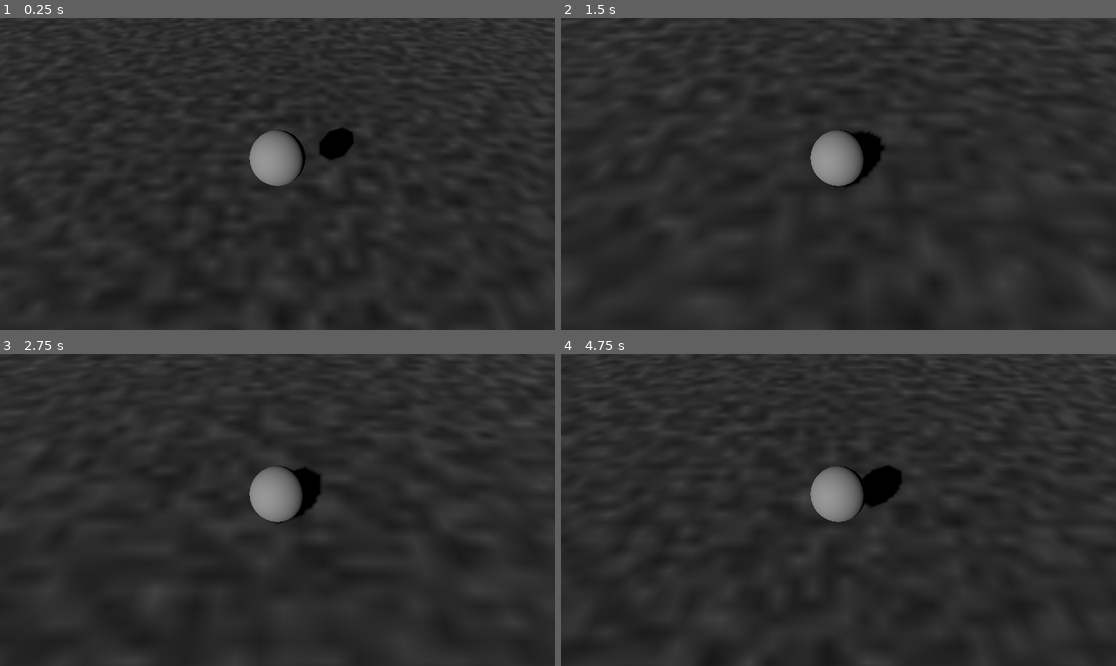
Above: before the commit, frames 1-4 (two rows, left to right).
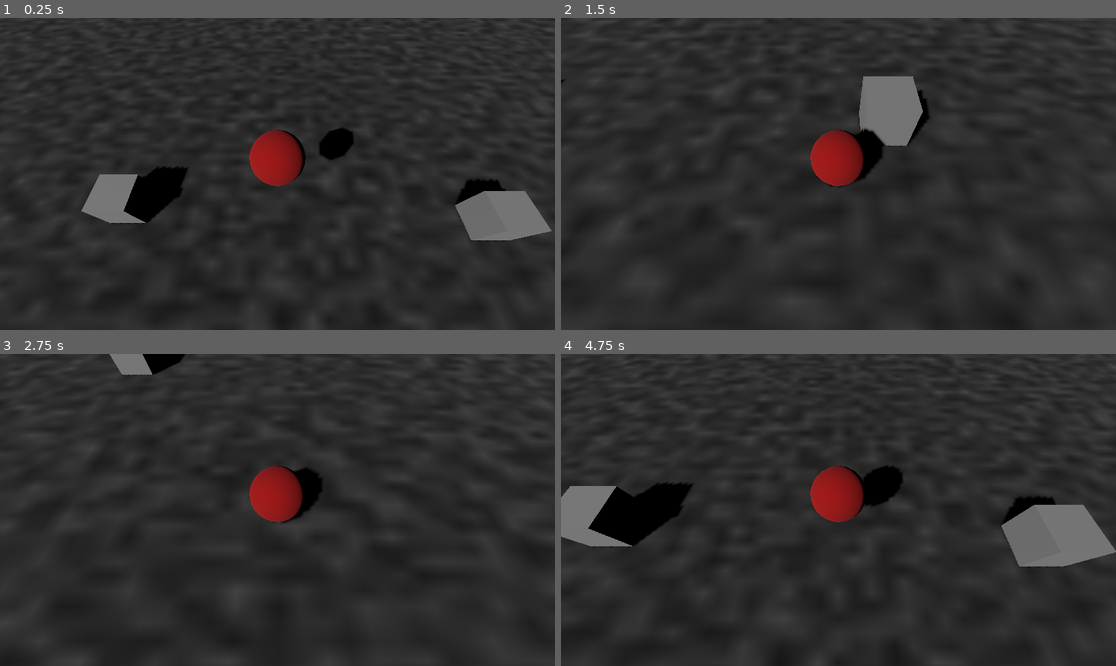
Above: after the commit, the same moments.

Repository: psmclancy/GodotSharingTest
Game: Godot game, scene res://Source/main.tscn
The game is run twice, just before and just after one commit, with the same random seed, the same clock (stepped at 60 frames per second) and the same inputs.
Inputs:
- Up to frame 1 (0.25 s): no input
- Up to frame 2 (1.5 s): tap Enter (ui_accept) at 0.5, 0.77 s; hold Right (ui_right) 0.53-1.28 s; hold Down (ui_down) from 1.28 s (still down)
- Up to frame 3 (2.75 s): tap Enter (ui_accept) at 1.52 s; release Down (ui_down) at 2.03 s; hold Right (ui_right) from 2.03 s (still down)
- Up to frame 4 (4.75 s): release Right (ui_right) at 2.78 s; hold Up (ui_up) 2.78-3.53 s; tap Enter (ui_accept) at 3.02, 3.77, 4.52 s; hold Left (ui_left) from 3.53 s (still down)

The runs differ from the first frame. In frame 1, 6.1% of the frame differs, in the area x 14-100%, y 35-72%; in frame 2, 3.9%; in frame 3, 2.3%; in frame 4, 8.5%, in the area x 0-100%, y 0-100%.

Commit message:
Adding mob etc

Diff:
--- a/Source/main.tscn
+++ b/Source/main.tscn
@@ -1,7 +1,7 @@
 [gd_scene load_steps=8 format=3 uid="uid://b7xr2u1g47hk2"]
 
 [ext_resource type="PackedScene" uid="uid://cm2wah77sxu3l" path="res://Source/player.tscn" id="1_aa4nc"]
-[ext_resource type="PackedScene" uid="uid://igt0mxunlgy5" path="res://obstacle.tscn" id="2_uv0kw"]
+[ext_resource type="PackedScene" uid="uid://igt0mxunlgy5" path="res://Source/obstacle.tscn" id="2_uv0kw"]
 
 [sub_resource type="BoxShape3D" id="BoxShape3D_8dohg"]
 size = Vector3(60, 2, 60)
@@ -42,7 +42,7 @@
 transform = Transform3D(0.798026, -0.307501, -0.518264, 0.596689, 0.523594, 0.608121, 0.0843621, -0.794539, 0.601325, 0, 6.0785, 0)
 shadow_enabled = true
 
-[node name="Obstacles" parent="." instance=ExtResource("2_uv0kw")]
+[node name="Obstacle" parent="." instance=ExtResource("2_uv0kw")]
 
-[node name="Obstacles2" parent="." instance=ExtResource("2_uv0kw")]
-transform = Transform3D(1, 0, 0, 0, 1, 0, 0, 0, 1, 4.00117, 0.5, 0)
+[node name="Obstacle" parent="Obstacle" instance=ExtResource("2_uv0kw")]
+transform = Transform3D(1, 0, 0, 0, 1, 0, 0, 0, 1, 9.80941, 0.499999, 0.467634)
--- /dev/null
+++ b/Source/mob.gd
@@ -0,0 +1,23 @@
+extends CharacterBody3D
+
+
+@export var min_speed = 10
+@export var max_speed = 18
+
+func _physics_process(delta):
+	move_and_slide()
+
+func initialize(start_position, player_position):
+
+	# Look at player, then add a little random rotation
+	look_at_from_position(start_position, player_position, Vector3.UP)
+	rotate_y(randf_range(-PI / 4, PI / 4))
+
+	# Calculate random speed
+	var random_speed = randi_range(min_speed,max_speed)
+	velocity = Vector3.FORWARD * random_speed
+	velocity = velocity.rotated(Vector3.UP, rotation.y)
+
+
+func _on_visible_on_screen_notifier_3d_screen_exited():
+	queue_free()
--- /dev/null
+++ b/Source/mob.tscn
@@ -0,0 +1,28 @@
+[gd_scene load_steps=4 format=3 uid="uid://b7ibfq808mfvv"]
+
+[ext_resource type="Script" path="res://Source/mob.gd" id="1_80agw"]
+
+[sub_resource type="CylinderMesh" id="CylinderMesh_jmsf3"]
+height = 1.0
+
+[sub_resource type="CylinderShape3D" id="CylinderShape3D_pvhgn"]
+height = 1.0
+
+[node name="Mob" type="CharacterBody3D"]
+script = ExtResource("1_80agw")
+
+[node name="Pivot" type="Node3D" parent="."]
+transform = Transform3D(1, 0, 0, 0, 1, 0, 0, 0, 1, 0.00360548, 0.517142, 0.000288963)
+
+[node name="Character" type="MeshInstance3D" parent="Pivot"]
+mesh = SubResource("CylinderMesh_jmsf3")
+
+[node name="CollisionShape3D" type="CollisionShape3D" parent="."]
+transform = Transform3D(1, 0, 0, 0, 1, 0, 0, 0, 1, 0.00360548, 0.517142, 0.000288963)
+shape = SubResource("CylinderShape3D_pvhgn")
+
+[node name="VisibleOnScreenNotifier3D" type="VisibleOnScreenNotifier3D" parent="."]
+transform = Transform3D(1, 0, 0, 0, 1, 0, 0, 0, 1, -0.0194216, 0.506964, 0)
+aabb = AABB(-0.520572, -0.532019, -0.527412, 1.04114, 1.06404, 1.05482)
+
+[connection signal="screen_exited" from="VisibleOnScreenNotifier3D" to="." method="_on_visible_on_screen_notifier_3d_screen_exited"]
--- /dev/null
+++ b/Source/obstacle.tscn
@@ -0,0 +1,14 @@
+[gd_scene load_steps=3 format=3 uid="uid://igt0mxunlgy5"]
+
+[sub_resource type="BoxMesh" id="BoxMesh_81dqw"]
+
+[sub_resource type="BoxShape3D" id="BoxShape3D_rioag"]
+
+[node name="Obstacle" type="RigidBody3D"]
+transform = Transform3D(1, 0, 0, 0, 1, 0, 0, 0, 1, -4.06044, 0.5, 0)
+
+[node name="MeshInstance3D" type="MeshInstance3D" parent="."]
+mesh = SubResource("BoxMesh_81dqw")
+
+[node name="CollisionShape3D" type="CollisionShape3D" parent="."]
+shape = SubResource("BoxShape3D_rioag")
--- a/Source/player.tscn
+++ b/Source/player.tscn
@@ -1,10 +1,13 @@
-[gd_scene load_steps=4 format=3 uid="uid://cm2wah77sxu3l"]
+[gd_scene load_steps=5 format=3 uid="uid://cm2wah77sxu3l"]
 
 [ext_resource type="Script" path="res://Source/player.gd" id="1_nyxql"]
 
 [sub_resource type="SphereShape3D" id="SphereShape3D_vkvpf"]
 
 [sub_resource type="SphereMesh" id="SphereMesh_18qvo"]
+
+[sub_resource type="StandardMaterial3D" id="StandardMaterial3D_g66d0"]
+albedo_color = Color(0.619608, 0, 0, 1)
 
 [node name="Player" type="CharacterBody3D"]
 script = ExtResource("1_nyxql")
@@ -16,3 +19,4 @@
 [node name="MeshInstance3D" type="MeshInstance3D" parent="."]
 transform = Transform3D(1, 0, 0, 0, 1, 0, 0, 0, 1, 0, 0.5, 0)
 mesh = SubResource("SphereMesh_18qvo")
+surface_material_override/0 = SubResource("StandardMaterial3D_g66d0")
--- a/project.godot
+++ b/project.godot
@@ -10,7 +10,7 @@
 
 [application]
 
-config/name="3DTestingScripting"
+config/name="GodotSharingTesting"
 run/main_scene="res://Source/main.tscn"
 config/features=PackedStringArray("4.1", "GL Compatibility")
 run/max_fps=1000
@@ -28,6 +28,7 @@
 
 [filesystem]
 
+import/blender/enabled=false
 import/fbx/enabled=false
 
 [physics]
